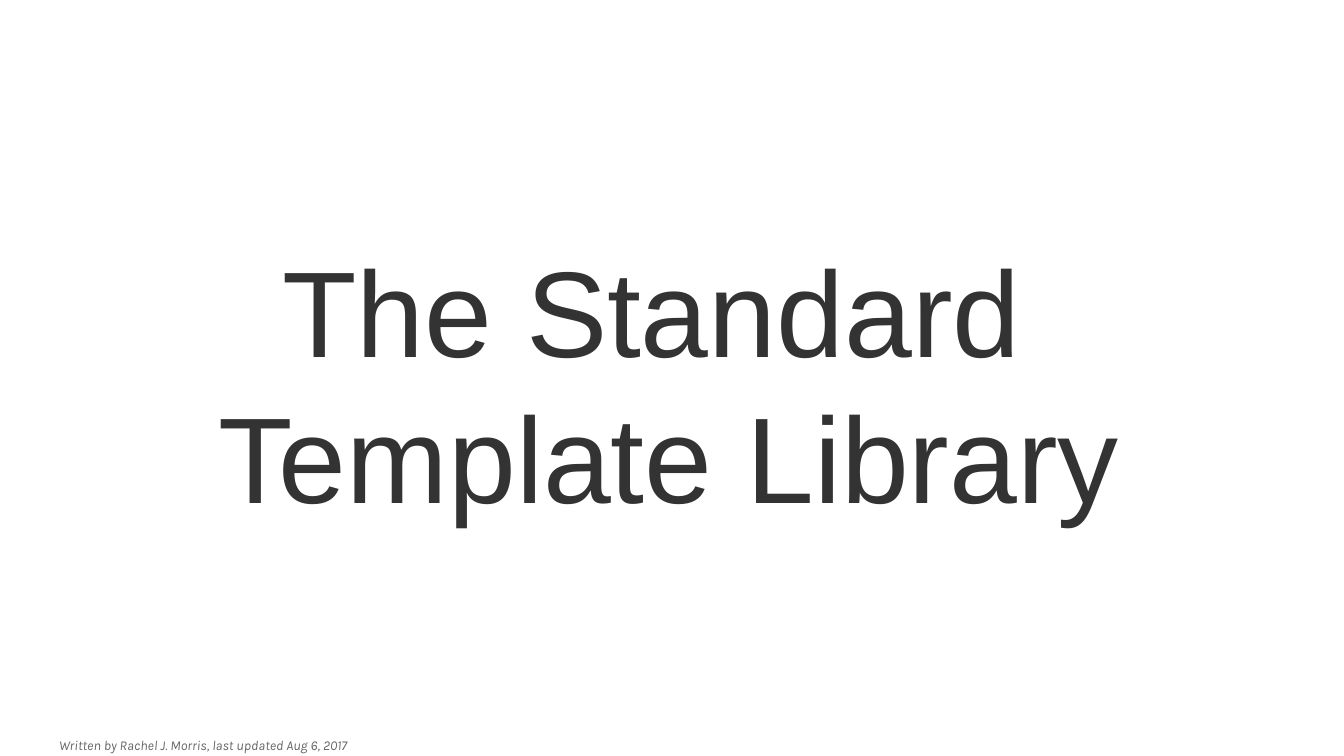
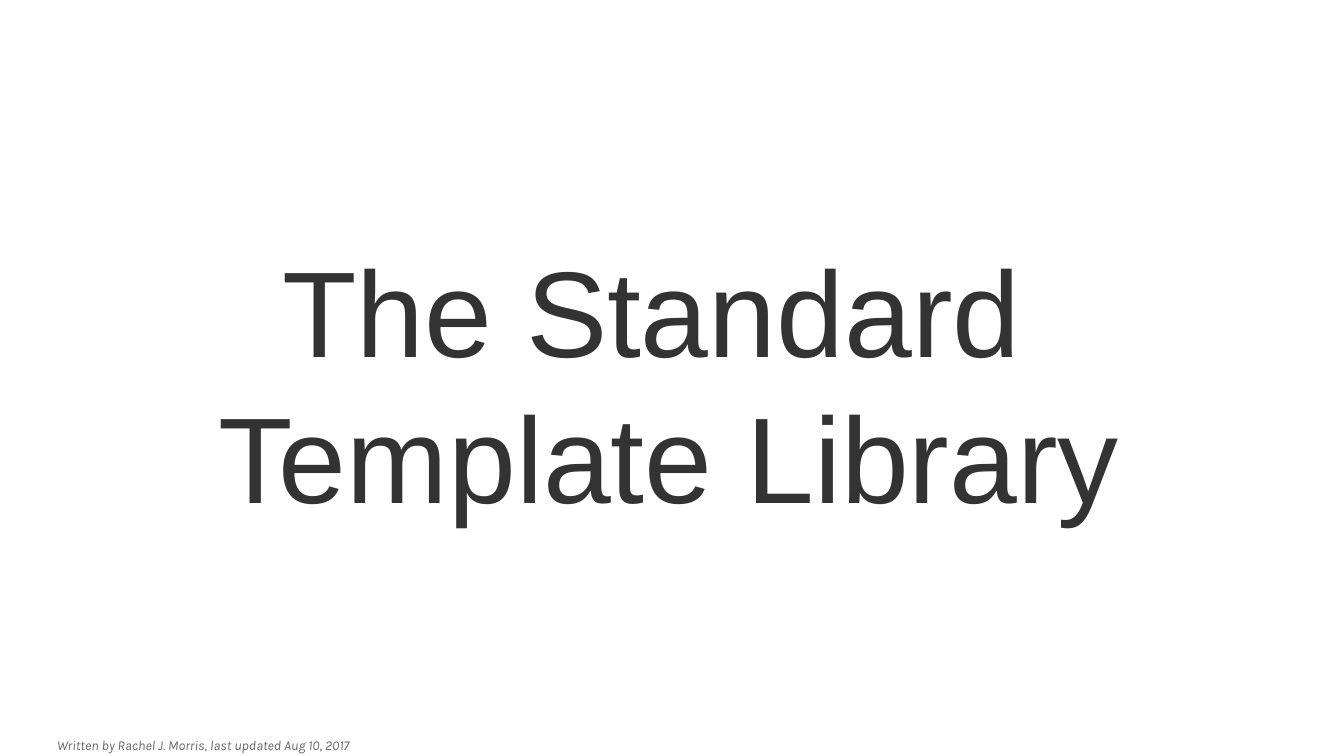
Before and after one commit to mariamhabib/CS250-Data-Structures, a slide deck: slide 1 of Lectures/1_Using_STL_structures.odp. Drawn at 1344x756 pixels with LibreOffice and Linux fonts; fonts in the diff are those of the drawing; background and template pictures are left out. Boxes give left, top, right and bottom in pixels: in the first picture for what was removed or moved away, otherwise in the second. Text is boxed around its words. In the diff, an @@ line names an element or a change of style, - is before the commit and + after.

```diff
--- a/Lectures/1_Using_STL_structures.odp
+++ b/Lectures/1_Using_STL_structures.odp
@@ text at (x1=57, y1=741, x2=349, y2=754): text changed @@
-Written by Rachel J. Morris, last updated Aug 6, 2017
+Written by Rachel J. Morris, last updated Aug 10, 2017
```
Also in this commit, not shown: 4 other slides changed, 2 slides added, 4 other files.
